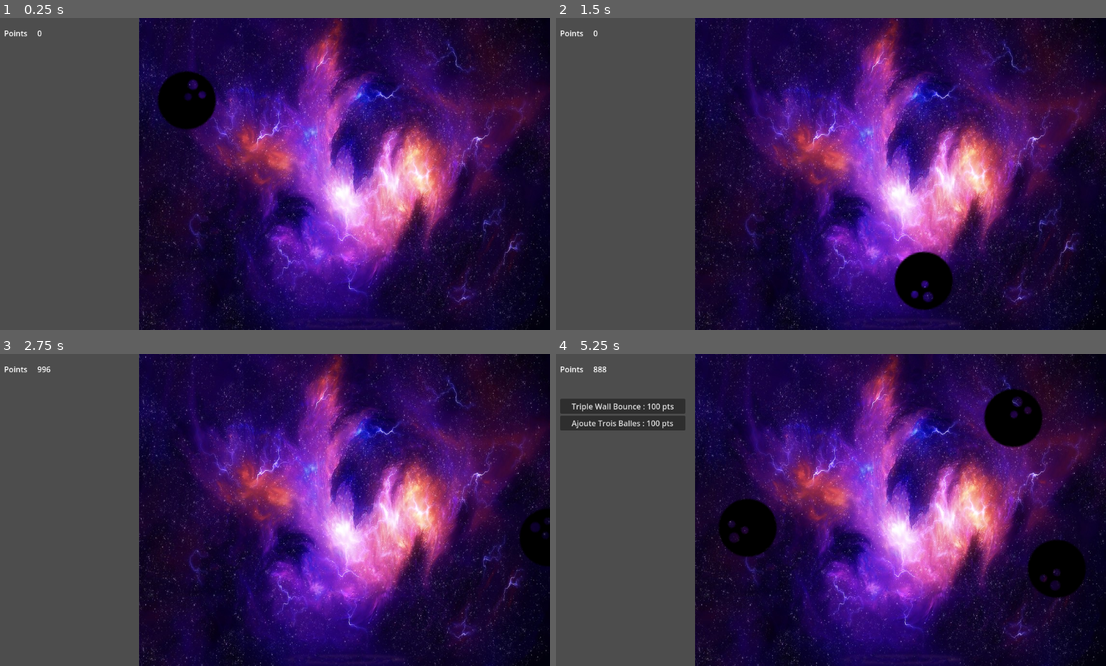
Above: before the commit, frames 1-4 (two rows, left to right).
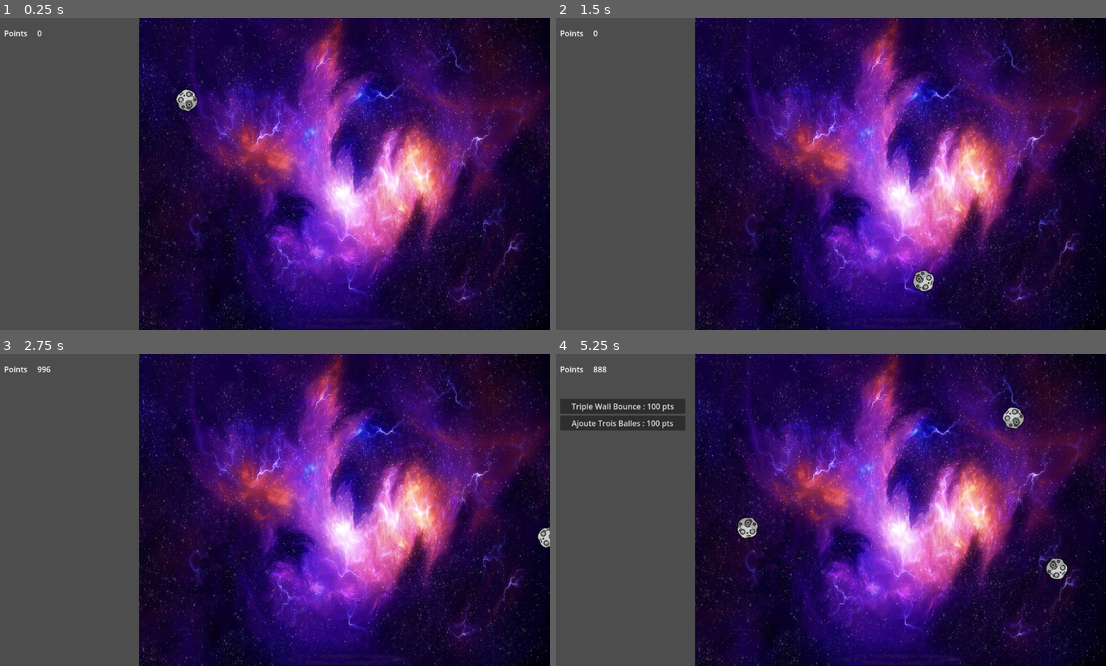
Above: after the commit, the same moments.

Repository: Niksune/Baby-Evolve-Minigame
Game: Godot game, scene res://Scenes/Game/Game.tscn
Same seed, same stepped clock (60 frames per second), same inputs: the game is played once before the commit and once after it.
Inputs:
- Up to frame 1 (0.25 s): no input
- Up to frame 2 (1.5 s): no input
- Up to frame 3 (2.75 s): click "Double Wall Bounce : 5 pts" at 2 s
- Up to frame 4 (5.25 s): click "Ajoute Une Balle : 20 pts" at 3.5 s; click "Double Wall Bounce : 50 pts" at 4.25 s; click "Ajoute Une Balle : 50 pts" at 5 s

The runs differ from the first frame. In frame 1, 1.5% of the frame differs, in the area x 28-40%, y 16-36%; in frame 2, 1.5%; in frame 3, 0.7%; in frame 4, 4.4%, in the area x 29-97%, y 11-79%.

Commit message:
Change ball sprite

Diff:
--- a/Scenes/Ball/Ball.tscn
+++ b/Scenes/Ball/Ball.tscn
@@ -1,7 +1,7 @@
 [gd_scene load_steps=4 format=3 uid="uid://chiax3bp2fqbj"]
 
 [ext_resource type="Script" path="res://Scenes/Ball/Ball.gd" id="1_yog06"]
-[ext_resource type="Texture2D" uid="uid://6ceuookxl8ou" path="res://Assets/Pictures/icons8-boule-de-bowling-50.png" id="1_yr7ha"]
+[ext_resource type="Texture2D" uid="uid://dg8x3l0cefcqk" path="res://Assets/Pictures/meteore_50.png" id="2_nk4ux"]
 
 [sub_resource type="CircleShape2D" id="CircleShape2D_f3c03"]
 
@@ -9,9 +9,8 @@
 script = ExtResource("1_yog06")
 
 [node name="Sprite2D" type="Sprite2D" parent="."]
-scale = Vector2(3, 3)
-texture = ExtResource("1_yr7ha")
+texture = ExtResource("2_nk4ux")
 
 [node name="CollisionShape2D" type="CollisionShape2D" parent="."]
-scale = Vector2(6, 6)
+scale = Vector2(2, 2)
 shape = SubResource("CircleShape2D_f3c03")
Binary file added: Assets/Pictures/meteore_50.png
Not shown, added: Assets/Pictures/meteore_50.png.import
